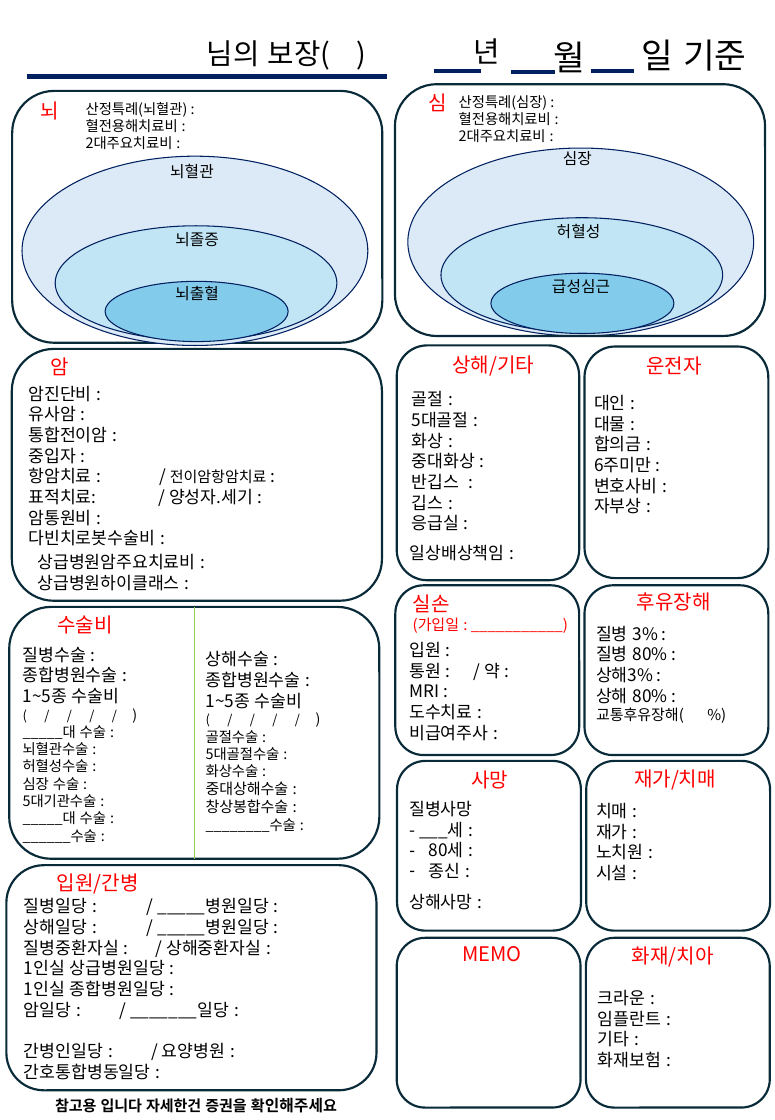
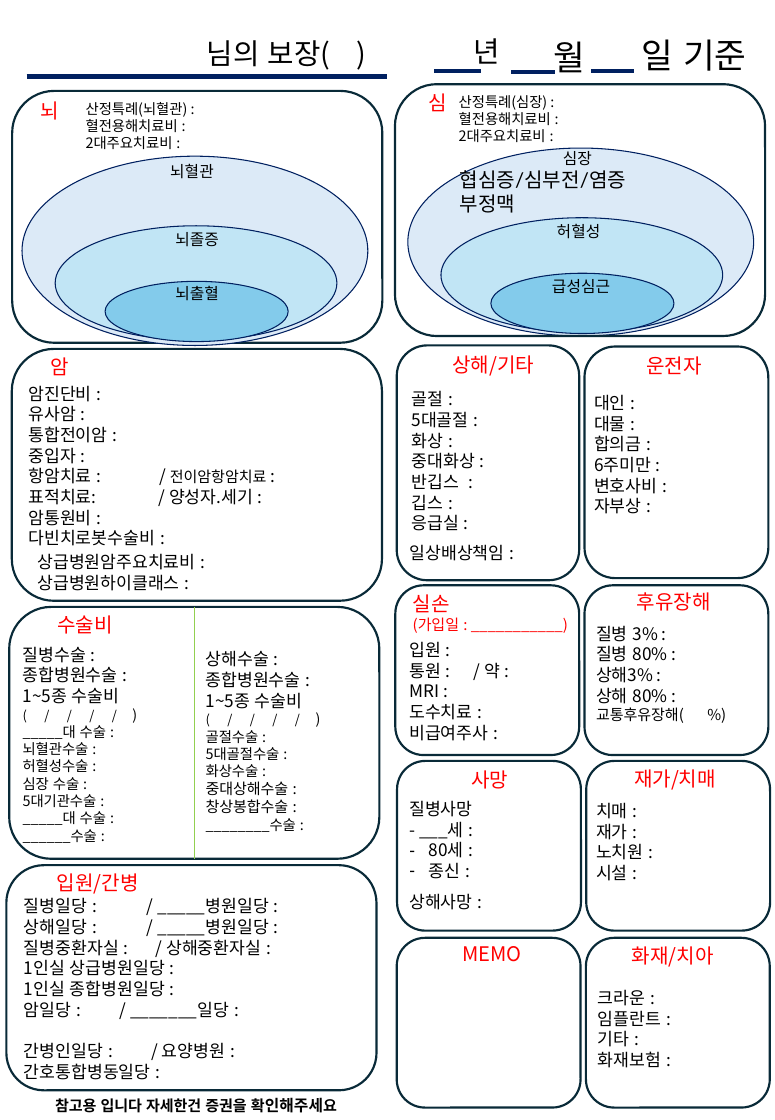
Before and after one commit to bokkile83-ui/barum-bunseok-backend, a slide deck: slide 1 of ppt_form.pptx. Drawn at 775x1120 pixels with LibreOffice and Linux fonts; fonts in the diff are those of the drawing. Boxes give left, top, right and bottom in pixels: in the first picture for what was removed or moved away, otherwise in the second. Text is boxed around its words. In the diff, an @@ line names an element or a change of style, - is before the commit and + after.

```diff
--- a/ppt_form.pptx
+++ b/ppt_form.pptx
@@ text added at (460,166,626,213), 14 pt, text #000000 @@
+협심증/심부전/염증
+부정맥
```
Also in this commit, not shown: 1 other file.
